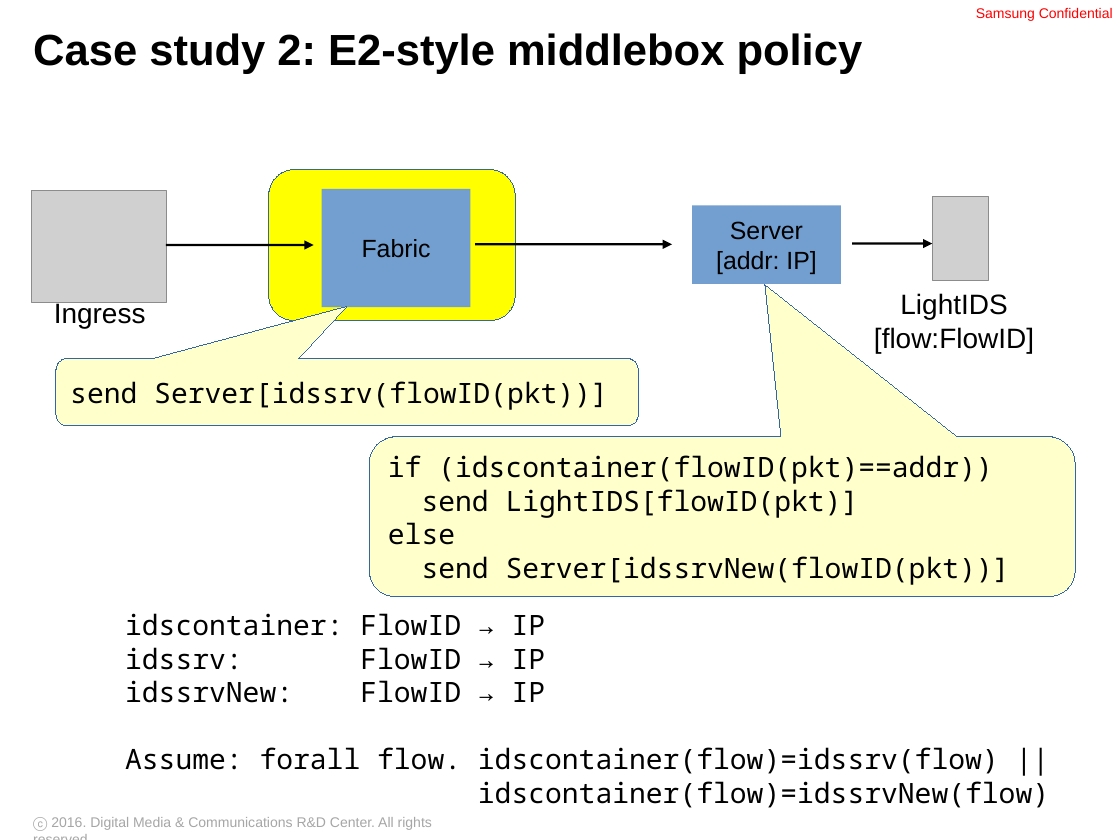
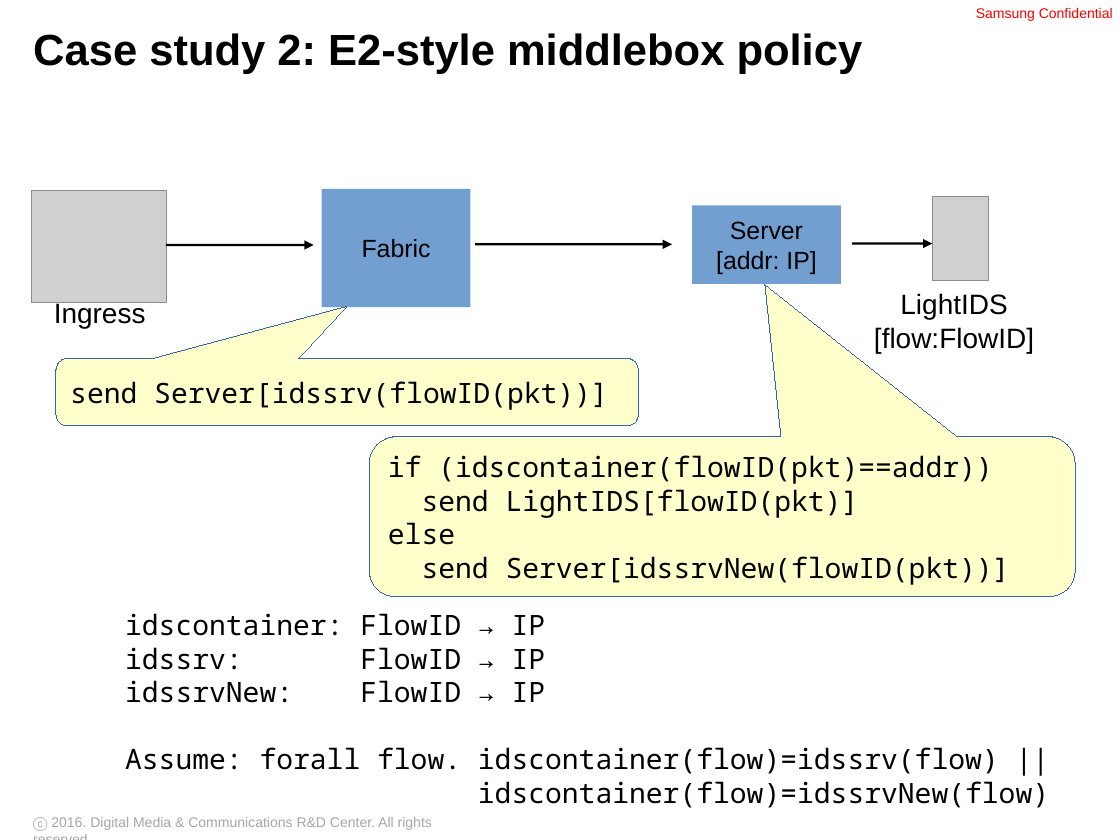
Before and after one commit to ryzhyk/cocoon, a slide deck: slide 27 of doc/distsys_talk_03_09_16.odp. Drawn at 1120x840 pixels with LibreOffice and Linux fonts; fonts in the diff are those of the drawing; grey boxes stand for pictures; background and template pictures are left out. Boxes give left, top, right and bottom in pixels: in the first picture for what was removed or moved away, otherwise in the second. Text is boxed around its words. In the diff, an @@ line names an element or a change of style, - is before the commit and + after.

Commit message:
final talk

```diff
--- a/doc/distsys_talk_03_09_16.odp
+++ b/doc/distsys_talk_03_09_16.odp
@@ rounded rectangle removed at bbox=[269, 169, 515, 320] @@
```
Also in this commit, not shown: 1 other slide changed.
